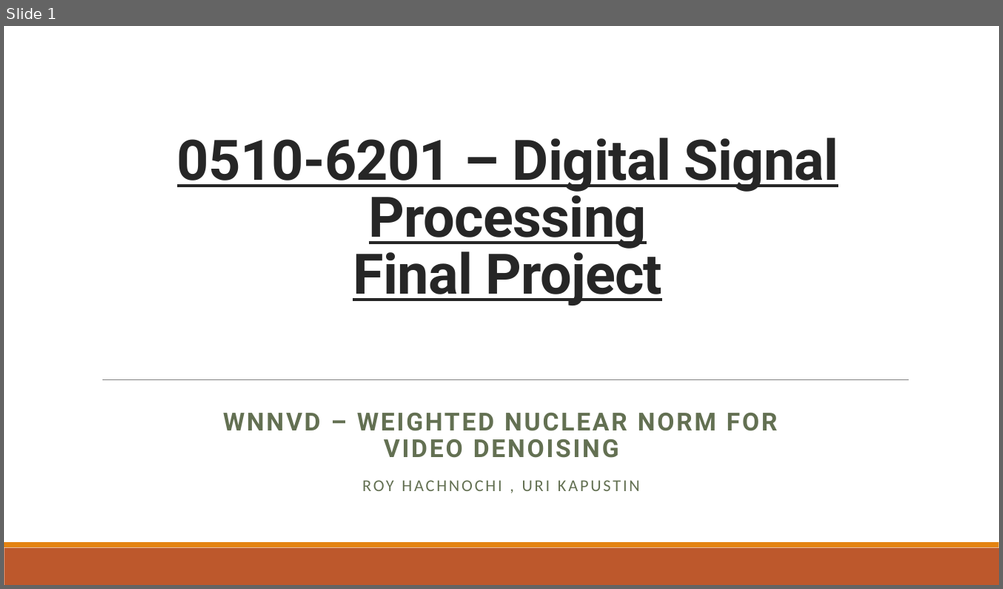
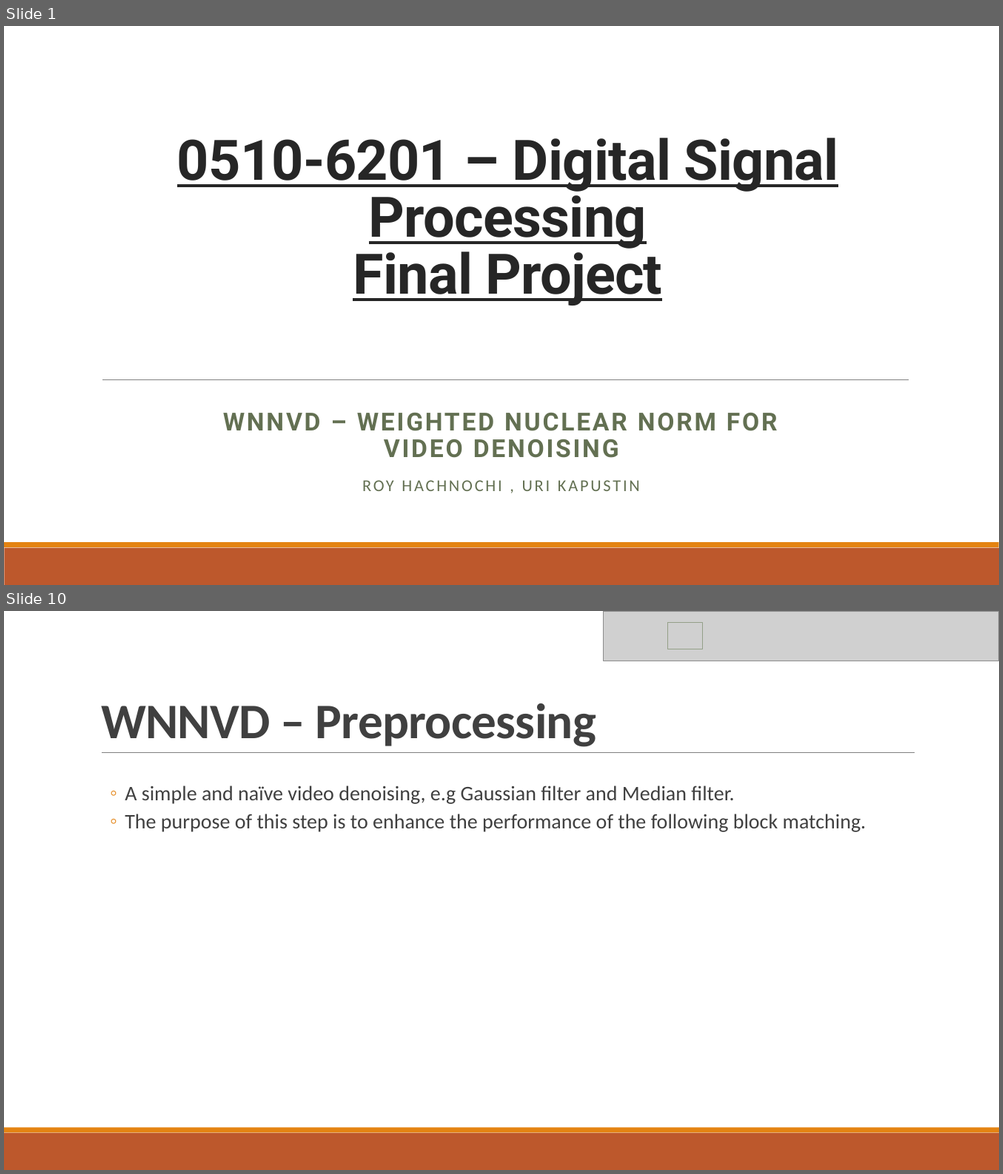
Before and after one commit to roy-hachnochi/WNNM-Video-Denoising, a slide deck: Project Presentation.pptx. Shown one above the other, each under a label of ours: slide 1 before the commit, slides 1 and 10 after it; the slides between them are not shown. The pictures are 1003x589 and 1003x1174 pixels, drawn with LibreOffice and Linux fonts; fonts in the diff are those of the drawing; grey boxes stand for pictures. Boxes give left, top, right and bottom in pixels: in the first picture for what was removed or moved away, otherwise in the second. Text is boxed around its words. In the diff, an @@ line names an element or a change of style, - is before the commit and + after.

```diff
--- a/Project Presentation.pptx
+++ b/Project Presentation.pptx
@@ slide 10 added at <box>4,611,999,1170</box>, background #FFFFFF; not listed: 2 template elements that a slide beside it also shows @@
@@ picture added at <box>603,611,999,661</box> @@
@@ rectangle added at <box>667,623,702,649</box>, outline #94A088 0.75 pt @@
@@ title added at <box>101,703,596,747</box>, 48 pt, text #404040, bold @@
+WNNVD – Preprocessing
@@ line added from (102, 753) to (915, 753), #808080 0.5 pt @@
@@ text added at <box>125,786,866,832</box>, 20 pt, text #404040 @@
+  ◦ A simple and naïve video denoising, e.g Gaussian filter and Median filter.
+  ◦ The purpose of this step is to enhance the performance of the following block matching.
```
Also in this commit, not shown: 16 slides changed, 3 other slides added, 4 other files.
